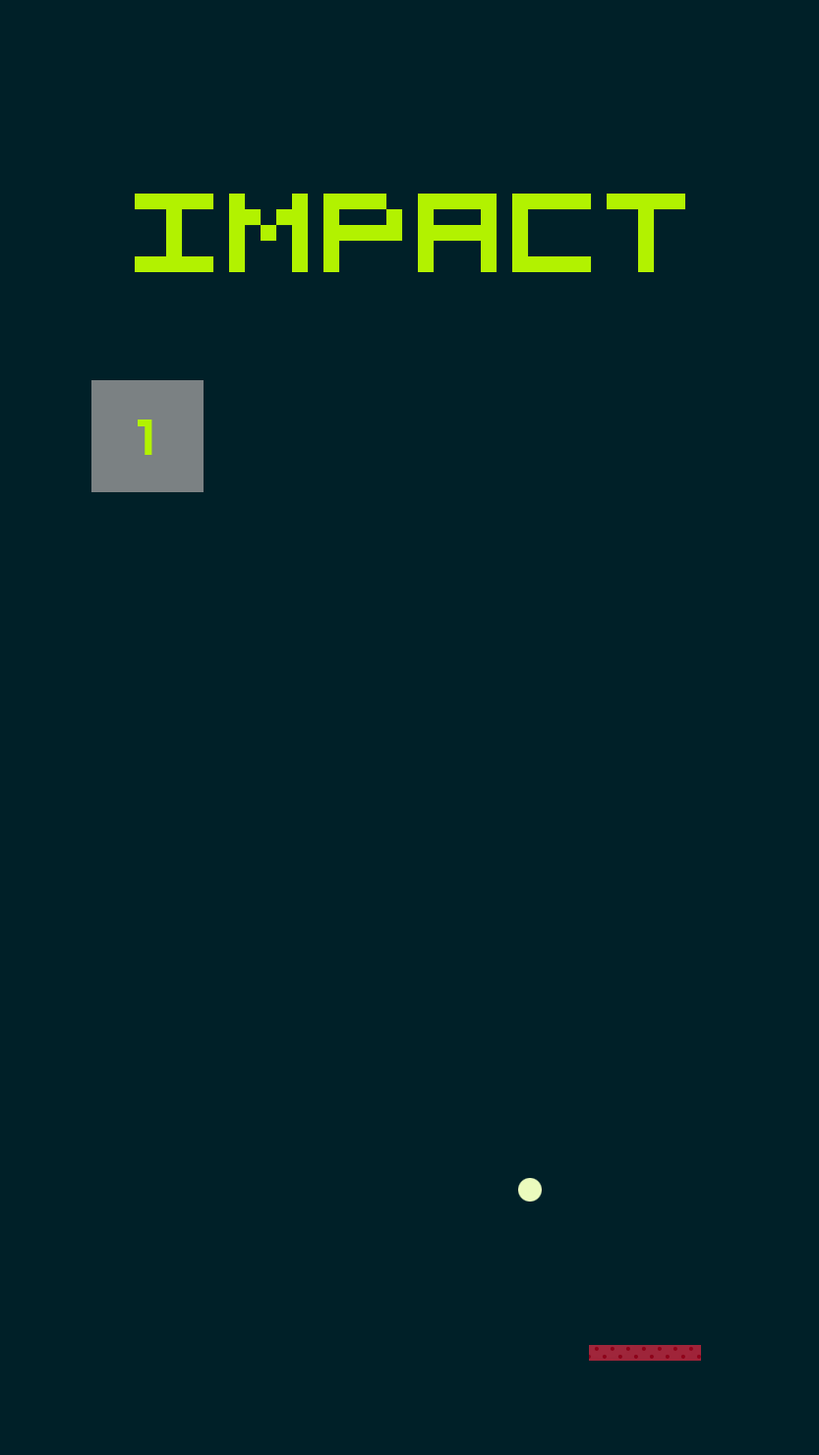
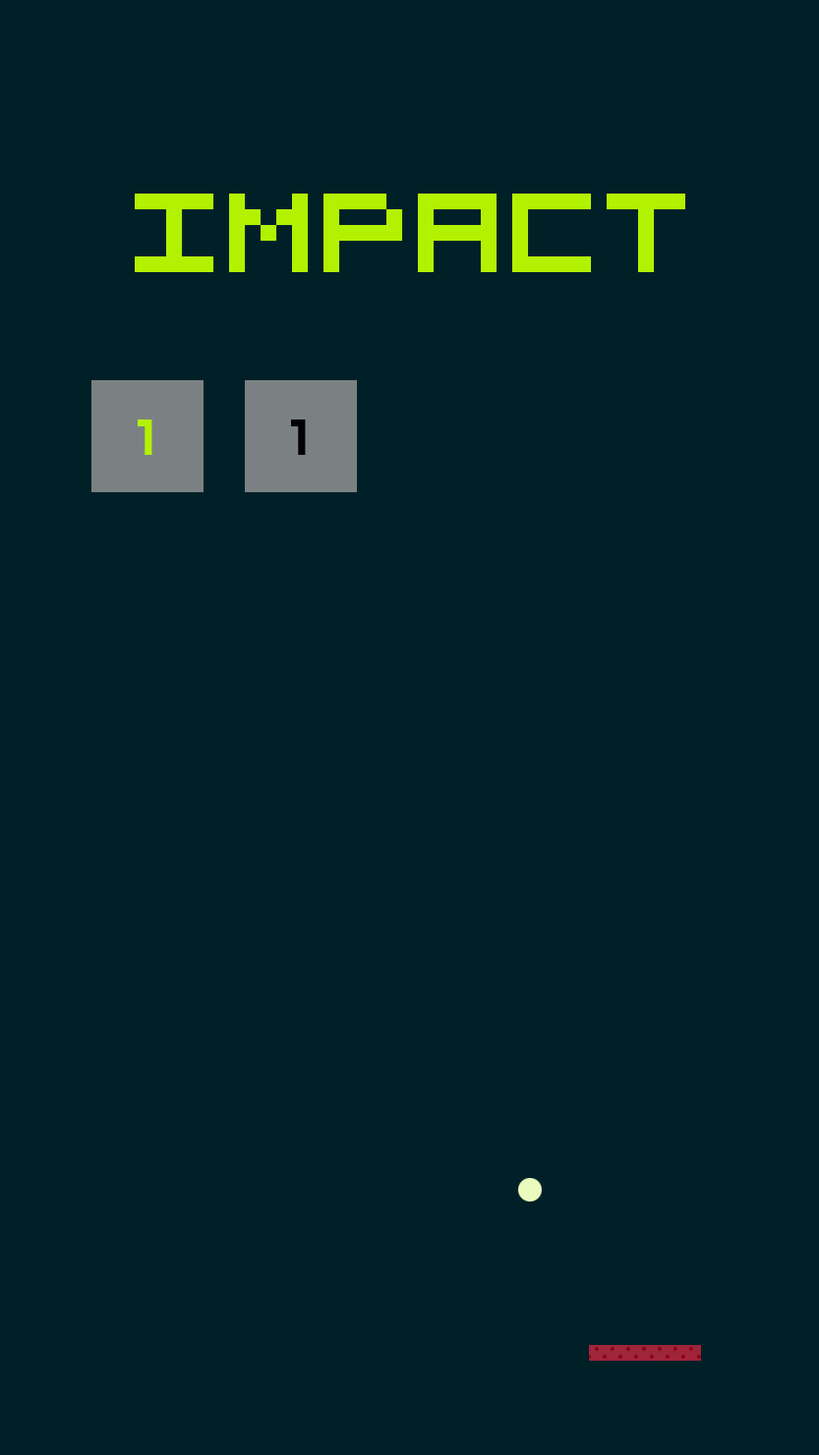
Layered file, before and after one edit (819 x 1455). Changes by layer:
added group "PlayButtonDisabled" (1st of 2) with 2 layers above "PlayButton" over left=244, top=380, right=357, bottom=493
added layer "1" (1st of 2, in "PlayButtonDisabled") in group "PlayButtonDisabled" over left=290, top=419, right=306, bottom=455
added layer "PlayButtonDisabled" (2nd of 2, in "PlayButtonDisabled") in group "PlayButtonDisabled" over left=244, top=380, right=357, bottom=493
added group "Background Items" with 4 layers above "Bricks" over left=244, top=380, right=357, bottom=493
moved "Background" into group "Background Items" over left=244, top=380, right=357, bottom=493
